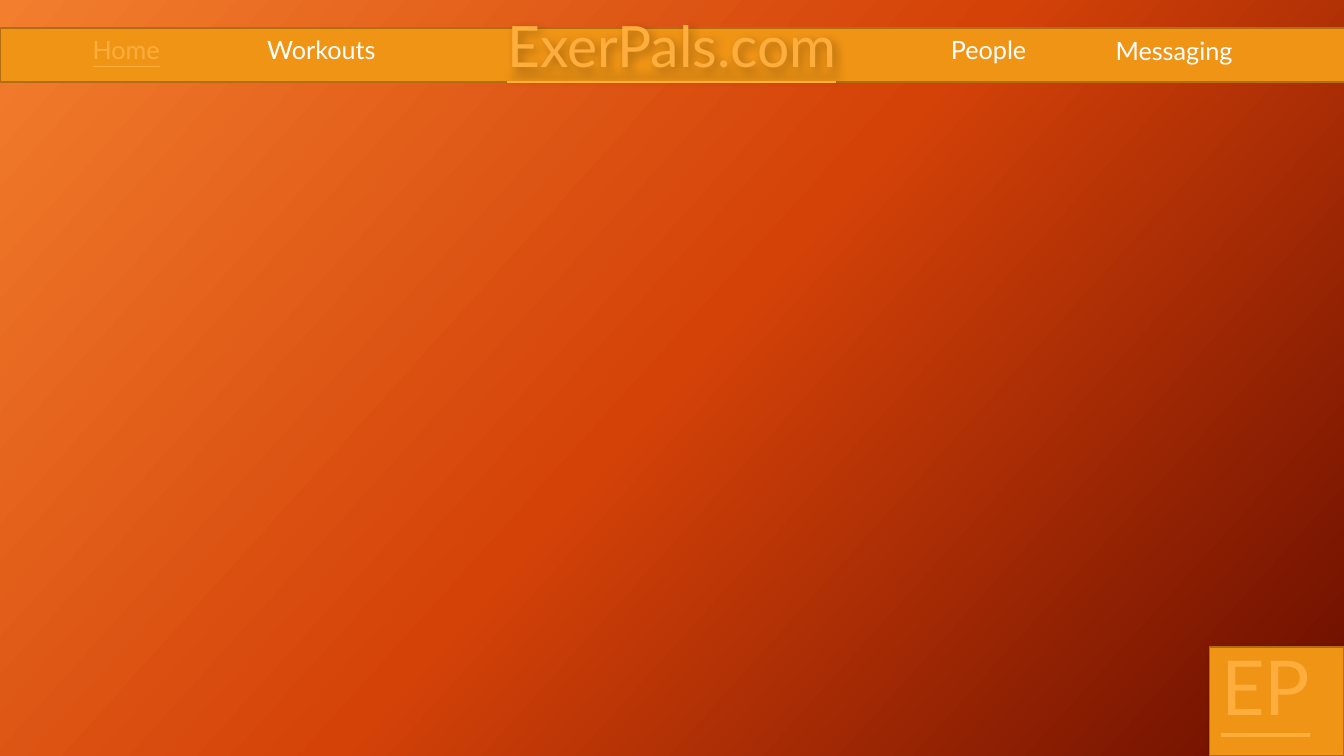
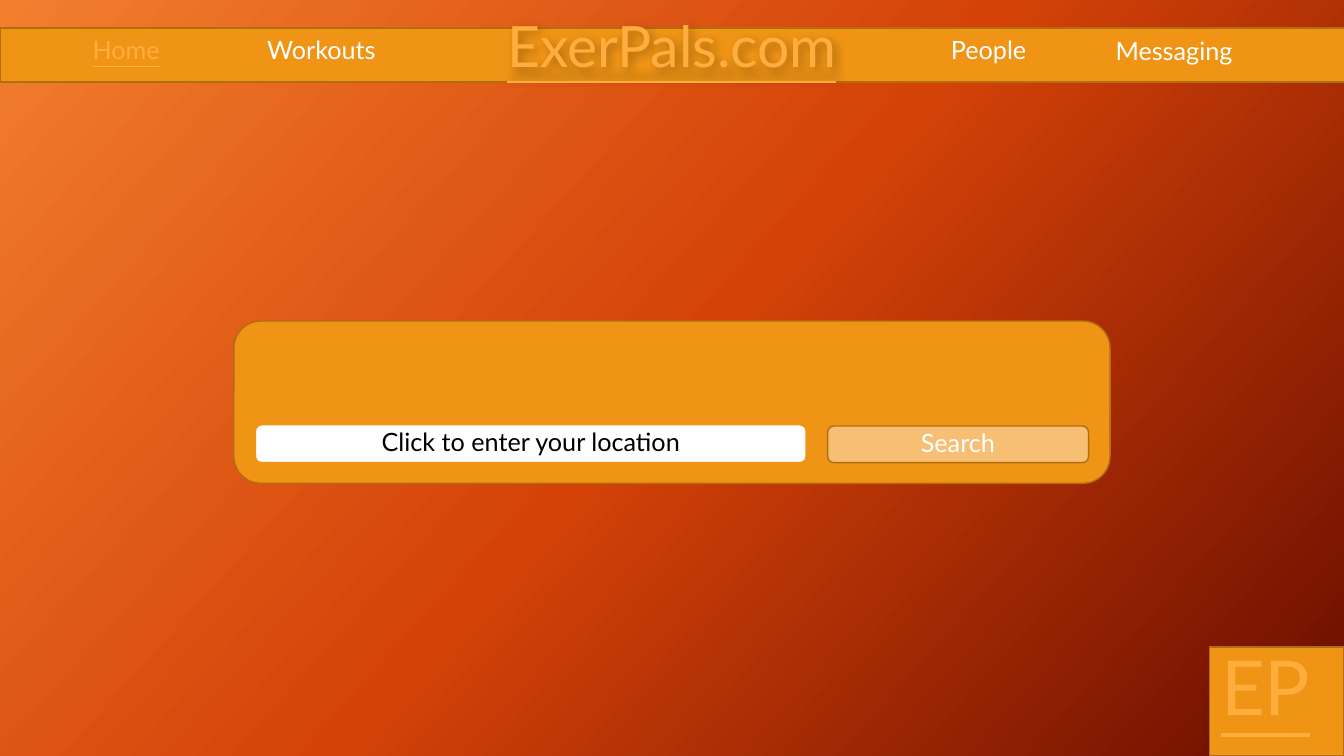
Before and after one commit to rscott32/HCI_Group_19, a slide deck: slide 3 of High Fidelity Prototyping Group 19.pptx. Drawn at 1344x756 pixels with LibreOffice and Linux fonts; fonts in the diff are those of the drawing; grey boxes stand for pictures; background and template pictures are left out. Boxes give left, top, right and bottom in pixels: in the first picture for what was removed or moved away, otherwise in the second. Text is boxed around its words. In the diff, an @@ line names an element or a change of style, - is before the commit and + after.

Commit message:
updates

```diff
--- a/High Fidelity Prototyping Group 19.pptx
+++ b/High Fidelity Prototyping Group 19.pptx
@@ rounded rectangle added at [234,322,1110,484], fill #F09415, outline #B26D10 1 pt @@
@@ rounded rectangle added at [255,424,806,463], fill #FFFFFF, outline #F09415 1 pt @@
@@ text added at [382,432,679,456], 18 pt, text #000000 @@
+Click to enter your location
@@ rounded rectangle added at [828,426,1089,463], fill #F6BF73, outline #B26D10 1 pt @@
@@ text added at [921,433,995,452], 18 pt, text #FFFFFF @@
+Search
```
Also in this commit, not shown: 1 other slide changed.
